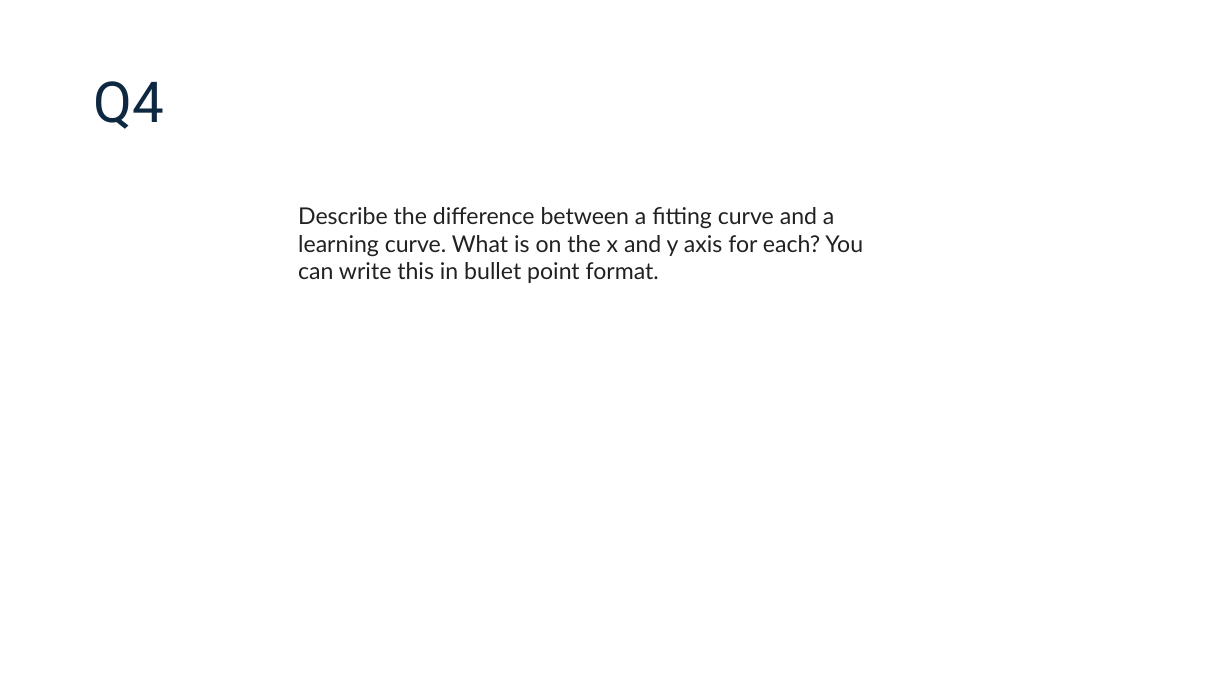
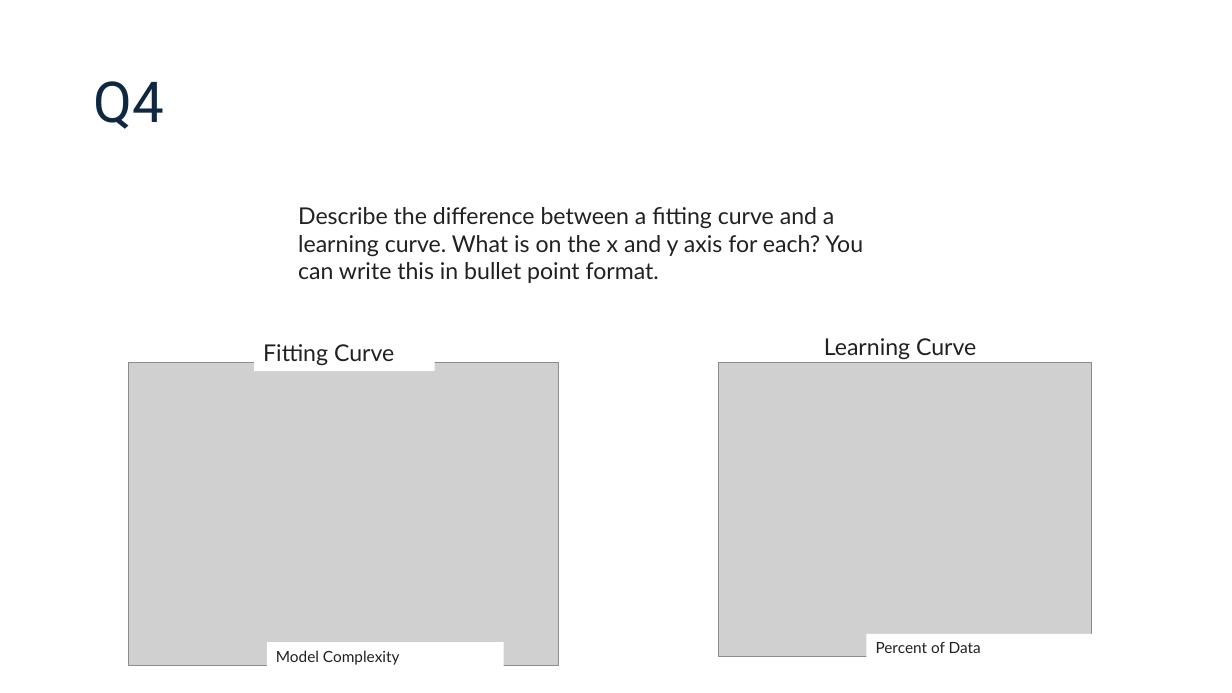
Before and after one commit to connordouglas10/DS-Tech-2025January, a slide deck: slide 11 of Modules/Module5/Slides 5.pptx (slide 12 before the commit). Drawn at 1232x693 pixels with LibreOffice and Linux fonts; fonts in the diff are those of the drawing; grey boxes stand for pictures. Boxes give left, top, right and bottom in pixels: in the first picture for what was removed or moved away, otherwise in the second. Text is boxed around its words. In the diff, an @@ line names an element or a change of style, - is before the commit and + after.

```diff
--- a/Modules/Module5/Slides 5.pptx
+++ b/Modules/Module5/Slides 5.pptx
@@ rectangle added at (254,334,434,371), fill #FFFFFF, 18 pt, text #202122 @@
+Fitting Curve
@@ text added at (824,338,976,360), 18 pt, text #202122 @@
+Learning Curve
@@ picture added at (128,362,558,665) @@
@@ picture added at (718,362,1092,656) @@
@@ rectangle added at (267,642,504,670), fill #FFFFFF, 12 pt, text #202122 @@
+Model Complexity
@@ rectangle added at (867,634,1104,662), fill #FFFFFF, 12 pt, text #202122 @@
+Percent of Data
```
Also in this commit, not shown: 7 other slides changed, 25 slides added, 1 slide removed, 6 other files.
